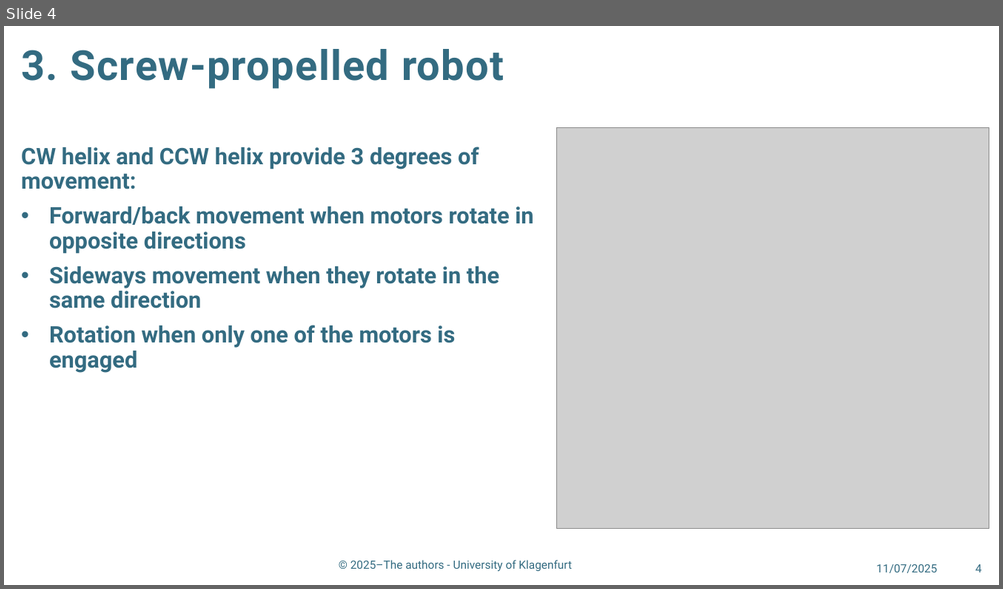
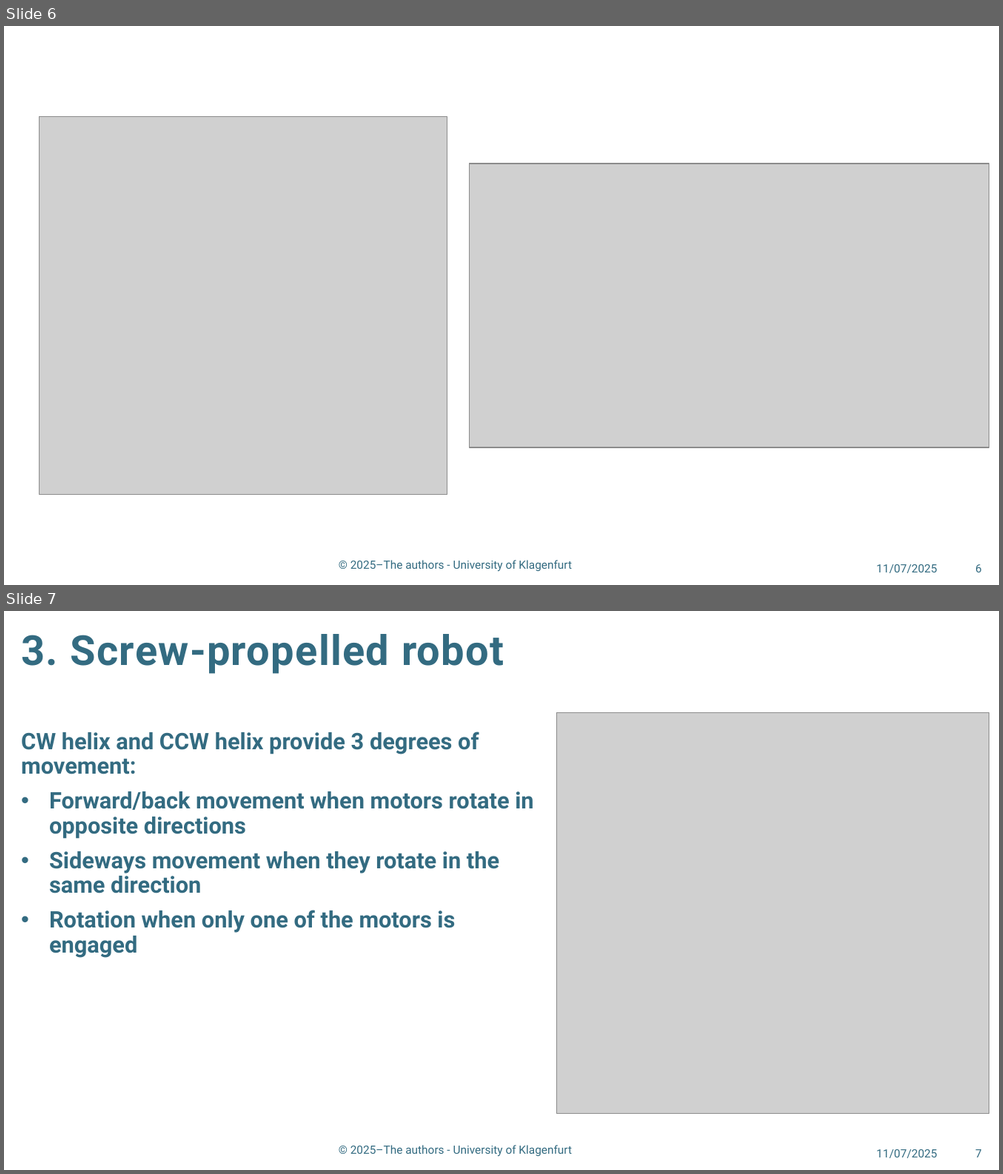
Before and after one commit to 2-hardcore-4-u/RobotDesign2025, a slide deck: presentation.pptx. Shown one above the other, each under a label of ours: slide 4 before the commit, slides 6 and 7 after it. The pictures are 1003x589 and 1003x1174 pixels, drawn with LibreOffice and Linux fonts; fonts in the diff are those of the drawing; grey boxes stand for pictures; background and template pictures are left out. Boxes give left, top, right and bottom in pixels: in the first picture for what was removed or moved away, otherwise in the second. Text is boxed around its words. In the diff, an @@ line names an element or a change of style, - is before the commit and + after.

```diff
--- a/presentation.pptx
+++ b/presentation.pptx
@@ slide 6 added at bbox=[4, 26, 999, 585], background #FFFFFF; not listed: 1 template element that a slide beside it also shows @@
@@ picture added at bbox=[40, 116, 447, 494] @@
@@ picture added at bbox=[469, 164, 990, 449] @@
@@ text added at bbox=[876, 565, 936, 574], 11 pt, text #336B81 @@
+11/07/2025
@@ page number added at bbox=[975, 565, 982, 573], 11 pt, text #336B81 @@
+6
@@ what was slide 4 is now slide 7 @@
@@ page number at bbox=[975, 1150, 982, 1158]: text changed @@
-4
+7
```
Also in this commit, not shown: 2 slides changed, 3 other slides added, 1 other file.
